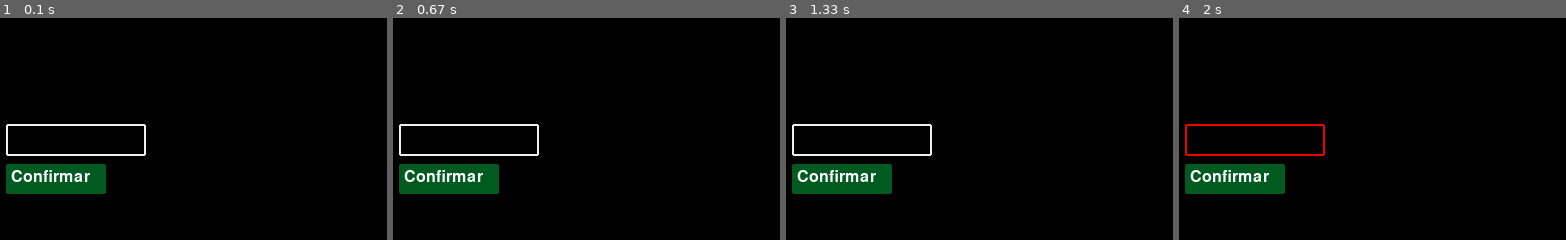
Above: before the commit, frames 1-4 (left to right).
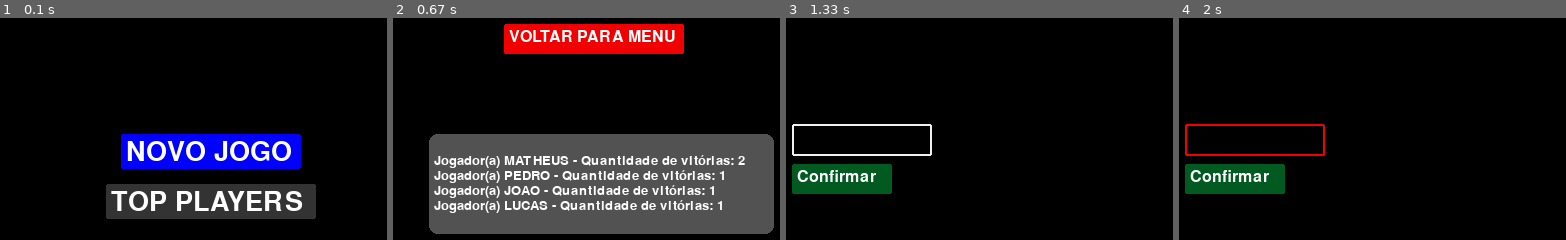
Above: after the commit, the same moments.

Repository: Yofiel/pylife
Game: pygame game, started from main.py
Same seed, same stepped clock (60 frames per second), same inputs: the game is played once before the commit and once after it.
Inputs (mouse positions are in pixels of both pictures, inside the frame that each line leads up to):
- Up to frame 1 (0.1 s): no input
- Up to frame 2 (0.67 s): click (605, 200) at 0.38 s, where only the run after the commit has a clickable "TOP PLAYERS"
- Up to frame 3 (1.33 s): click (987, 37) at 0.72 s; click (998, 151) at 1.22 s, where only the run after the commit has a clickable "NOVO JOGO"
- Up to frame 4 (2 s): click "Confirmar" at 1.55 s

The runs differ from the first frame. In frame 1, 20% of the frame differs, in the area x 1-82%, y 47-91%; in frame 2, 48%, in the area x 1-99%, y 2-98%; in frame 3, nothing differs; in frame 4, nothing differs.

Commit message:
feat: add menu view and rank view

Diff:
--- a/src/dao.py
+++ b/src/dao.py
@@ -3,7 +3,7 @@
 
 
 def save_winner(winner):
-    name = winner.name.upper()
+    name = winner.name
 
     with sqlite3.connect(join("data", "games.db")) as connection:
         cursor = connection.cursor()
@@ -12,16 +12,16 @@
             cursor.execute("SELECT * FROM player WHERE name = ?", (name,))
             search_result = cursor.fetchone()
 
-            if len(search_result) == 0:
+            if not search_result:
                 cursor.execute("INSERT INTO player VALUES (?, ?)", (name, 1))
             else:
-                new_quantity = search_result[0][1] + 1
+                new_quantity = int(search_result[1]) + 1
                 cursor.execute(
                     "UPDATE player SET win_quantity = ? WHERE name = ?",
-                    (name, new_quantity),
+                    (new_quantity, name),
                 )
         except Exception as error:
-            print(error)
+            print(f"Error: {error}")
 
     connection.close()
 
@@ -33,12 +33,10 @@
         cursor = connection.cursor()
 
         try:
-            cursor.execute("SELECT * FROM player")
-            search_result = cursor.fetchall()
-
-            print(search_result)
+            cursor.execute("SELECT * FROM player ORDER BY win_quantity DESC")
+            search_result = cursor.fetchmany(4)
         except Exception as error:
-            print(error)
+            print(f"Error: {error}")
 
     connection.close()
 
--- a/src/service.py
+++ b/src/service.py
@@ -2,8 +2,7 @@
 import random
 from os.path import join
 
-from src.dao import save_winner
-
+from .dao import get_scores, save_winner
 from .models import Player
 
 N = 50  # N = número de casas do tabuleiro
@@ -95,3 +94,7 @@
 
 def save_game_result(winner):
     save_winner(winner)
+
+
+def get_best_players():
+    return get_scores()
--- a/src/views.py
+++ b/src/views.py
@@ -108,6 +108,86 @@
     window.blit(text, (rect.x + 5, rect.y + 5))
 
 
+def menu_view():
+    new_game_text = create_text("NOVO JOGO", COLOR_WHITE, size=40)
+    new_game_rect = create_text_box(315, 210, width=180, height=35)
+
+    rank_text = create_text("TOP PLAYERS", COLOR_WHITE, size=40)
+    rank_rect = create_text_box(300, 260, width=210, height=35)
+
+    while True:
+        for event in pygame.event.get():
+            if event.type == pygame.QUIT:
+                pygame.quit()
+                exit()
+
+            if event.type == pygame.MOUSEBUTTONDOWN:
+                if new_game_rect.collidepoint(event.pos):
+                    # 1 indica novo jogo
+                    return 1
+
+                if rank_rect.collidepoint(event.pos):
+                    # 2 indica rank
+                    return 2
+
+        WIN.fill(COLOR_BLACK)
+
+        # desenhando botao do new_game
+        draw_text_box(WIN, new_game_text, new_game_rect, COLOR_BLUE, border_radius=2)
+
+        # desenhando botao do rank
+        draw_text_box(WIN, rank_text, rank_rect, COLOR_DARK_GRAY, border_radius=2)
+
+        # atualizando tela
+        pygame.display.update()
+
+
+def rank_view():
+    return_text = create_text("VOLTAR PARA MENU", COLOR_WHITE)
+    return_rect = create_text_box(305, 100, width=180)
+
+    rank_rect = create_text_box(230, 210, width=345, height=100)
+
+    while True:
+        for event in pygame.event.get():
+            if event.type == pygame.QUIT:
+                pygame.quit()
+                exit()
+
+        WIN.fill(COLOR_BLACK)
+
+        # desenhando botao de voltar para menu
+        draw_text_box(WIN, return_text, return_rect, COLOR_RED, border_radius=2)
+
+        # desenhando retangulo e texto do live rank na tela
+        players = get_best_players()
+
+        rank_text = ""
+        for player in players:
+            rank_text += (
+                f"Jogador(a) {player[0]} - Quantidade de vitórias: {player[1]}" + "\n"
+            )
+
+        pygame.draw.rect(WIN, COLOR_GRAY, rank_rect, border_radius=8)
+        blit_multiline_text(rank_rect, rank_text)
+
+        # atualizando tela
+        pygame.display.update()
+
+        event_happened = False
+        while not event_happened:
+            event = pygame.event.wait()
+
+            if event.type == pygame.QUIT:
+                pygame.quit()
+                exit()
+
+            if event.type == pygame.MOUSEBUTTONDOWN:
+                if event.type == pygame.MOUSEBUTTONDOWN:
+                    if return_rect.collidepoint(event.pos):
+                        return
+
+
 def name_input_view():
     user_text = ""
     names = []
@@ -139,13 +219,18 @@
                     active = False
 
                 if button_rect.collidepoint(event.pos):
-                    if not user_text or user_text.isspace() or not user_text.isalpha():
+                    if (
+                        not user_text
+                        or user_text.isspace()
+                        or not user_text.isalpha()
+                        or user_text.upper() in names
+                    ):
                         error = True
                         break
                     else:
                         error = False
 
-                    names.append(user_text)
+                    names.append(user_text.upper())
                     user_text = ""
 
                     if len(names) == 4:
@@ -277,7 +362,7 @@
         WIN.blit(sprite.image, sprite.rect)
 
 
-def live_rank_text_formatter(players):
+def rank_text_formatter(players):
     text = ""
     for player in players:
         text += str(player) + "\n"
@@ -335,7 +420,7 @@
         )
 
         # desenhando retangulo e texto do live rank na tela
-        live_rank_text = live_rank_text_formatter(players)
+        live_rank_text = rank_text_formatter(players)
         pygame.draw.rect(WIN, COLOR_GRAY, live_rank_rect, border_radius=8)
         blit_multiline_text(live_rank_rect, live_rank_text)
 
@@ -399,6 +484,15 @@
                 run = False
                 pygame.quit()
 
+        # True significa que o jogador estara no menu
+        while True:
+            choice = menu_view()
+
+            if choice == 1:
+                break
+            elif choice == 2:
+                rank_view()
+
         names = name_input_view()
         colors = color_input_view(names)
         players = create_players(names, colors)
Binary file changed: data/games.db
